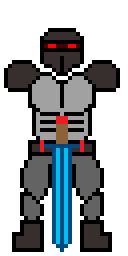
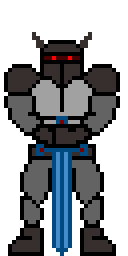
Layered file, before and after one edit (128x256). Changes by layer:
added group "haunted-armour" with 11 layers above "gut example" over [4, 28, 120, 256]
added group "arms-down" with 3 layers in group "haunted-armour" over [4, 92, 120, 256]
added layer "arm copy" (2nd of 2, in "haunted-armour" › "arms-down") in group "arms-down" over [52, 92, 120, 148]
showed "arm" (2nd of 2, in "haunted-armour" › "arms-down"), moved it into group "arms-down", painted on it over [4, 88, 72, 148]
moved "sword" (2nd of 2, in "haunted-armour" › "arms-down") into group "arms-down", painted on it over [36, 116, 88, 256]
added group "body" with 2 layers in group "haunted-armour" over [4, 32, 120, 256]
added layer "helm" in group "body" over [32, 32, 92, 88]
moved "armour" into group "body", painted on it over [4, 28, 120, 256]
hid "bg" over [4, 28, 120, 256]
